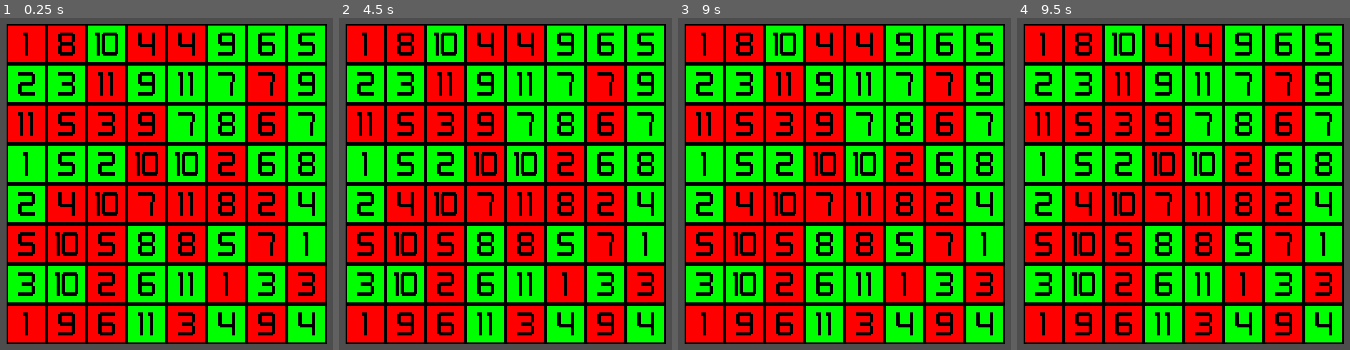
Above: before the commit, frames 1-4 (left to right).
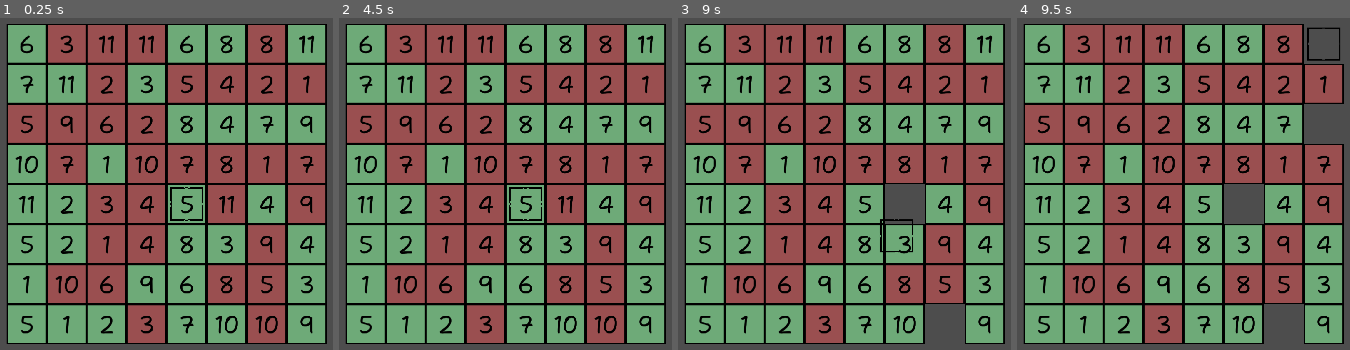
Above: after the commit, the same moments.

Repository: nikohonu/hideki-open-it
Game: Godot game, scene res://scenes/game.tscn
Same seed, same stepped clock (60 frames per second), same inputs: the game is played once before the commit and once after it.
Inputs (mouse positions are in pixels of both pictures, inside the frame that each line leads up to):
- Up to frame 1 (0.25 s): no input
- Up to frame 2 (4.5 s): click (365, 44) at 0.5 s, where only the run before the commit has a clickable "0"; click (405, 44) at 1.25 s, where only the run before the commit has a clickable "7"; click (445, 44) at 2 s, where only the run before the commit has a clickable "9"; click (485, 44) at 2.75 s, where only the run before the commit has a clickable "3"; click (565, 44) at 3.5 s, where only the run before the commit has a clickable "8"; click (605, 44) at 4.25 s, where only the run before the commit has a clickable "5"
- Up to frame 3 (9 s): click (984, 44) at 5 s, where only the run before the commit has a clickable "4"; click (704, 84) at 5.75 s, where only the run before the commit has a clickable "1"; click (744, 84) at 6.5 s, where only the run before the commit has a clickable "2"; click (784, 84) at 7.25 s, where only the run before the commit has a clickable "a"; click (904, 84) at 8 s, where only the run before the commit has a clickable "6"; tap Enter (ui_accept) at 8.75, 8.85 s; hold Right (ui_right) from 8.78 s (still down)
- Up to frame 4 (9.5 s): keep holding Right (ui_right); tap Enter (ui_accept) at 9.02, 9.32 s

The runs differ from the first frame. In frame 1, 81% of the frame differs, in the area x 2-98%, y 2-98%; in frame 2, 81%; in frame 3, 81%; in frame 4, 82%, in the area x 2-99%, y 1-99%.

Commit message:
implement player and computer movements Additions: - Introduced player and computer movement functionality for a turn-based game. - Enhanced code structure and organization for better readability. - Improved variable naming for clarity and consistency. - Added comments to explain complex logic and improve code documentation. - Add Shantell Sans font. - Redraw sprites.

Diff:
--- a/scenes/cell.tscn
+++ b/scenes/cell.tscn
@@ -2,28 +2,40 @@
 
 [ext_resource type="Texture2D" uid="uid://bgd76xi0hdfcu" path="res://sprites/cell.png" id="1_kslbv"]
 [ext_resource type="Script" path="res://scripts/cell.gd" id="2_sc5cx"]
-[ext_resource type="FontFile" uid="uid://by6dq6g7yx7f" path="res://fonts/numbers.png" id="3_4aug3"]
+[ext_resource type="FontFile" uid="uid://ca3255aseygbu" path="res://fonts/Shantell_Sans/ShantellSans-VariableFont_BNCE,INFM,SPAC,wght.ttf" id="3_utana"]
 
 [node name="Cell" type="Node2D"]
+texture_filter = 1
 script = ExtResource("2_sc5cx")
 
+[node name="Sprite2D" type="Sprite2D" parent="."]
+texture = ExtResource("1_kslbv")
+centered = false
+hframes = 2
+
 [node name="TextureButton" type="TextureButton" parent="."]
+modulate = Color(1, 1, 1, 0)
 texture_filter = 1
 offset_right = 96.0
 offset_bottom = 96.0
 size_flags_horizontal = 4
 size_flags_vertical = 4
 texture_normal = ExtResource("1_kslbv")
+ignore_texture_size = true
+stretch_mode = 1
 
-[node name="Label" type="Label" parent="TextureButton"]
-layout_mode = 1
+[node name="Label" type="Label" parent="."]
 anchors_preset = 15
 anchor_right = 1.0
 anchor_bottom = 1.0
+offset_right = 96.0
+offset_bottom = 96.0
 grow_horizontal = 2
 grow_vertical = 2
 size_flags_horizontal = 4
-theme_override_fonts/font = ExtResource("3_4aug3")
+theme_override_colors/font_color = Color(0, 0, 0, 1)
+theme_override_colors/font_shadow_color = Color(0, 0, 0, 1)
+theme_override_fonts/font = ExtResource("3_utana")
 theme_override_font_sizes/font_size = 56
 text = "0"
 horizontal_alignment = 1
--- a/scenes/game.tscn
+++ b/scenes/game.tscn
@@ -1,6 +1,81 @@
-[gd_scene load_steps=2 format=3 uid="uid://udooa3xcoxwg"]
+[gd_scene load_steps=12 format=3 uid="uid://udooa3xcoxwg"]
 
 [ext_resource type="Script" path="res://scripts/game.gd" id="1_qwehj"]
+[ext_resource type="Texture2D" uid="uid://dgt17w4xtm26o" path="res://sprites/cursor.png" id="2_k87ei"]
+
+[sub_resource type="AtlasTexture" id="AtlasTexture_nj5po"]
+atlas = ExtResource("2_k87ei")
+region = Rect2(0, 0, 96, 96)
+
+[sub_resource type="AtlasTexture" id="AtlasTexture_llwcw"]
+atlas = ExtResource("2_k87ei")
+region = Rect2(96, 0, 96, 96)
+
+[sub_resource type="AtlasTexture" id="AtlasTexture_x0hfw"]
+atlas = ExtResource("2_k87ei")
+region = Rect2(192, 0, 96, 96)
+
+[sub_resource type="AtlasTexture" id="AtlasTexture_fkhja"]
+atlas = ExtResource("2_k87ei")
+region = Rect2(288, 0, 96, 96)
+
+[sub_resource type="AtlasTexture" id="AtlasTexture_de4tc"]
+atlas = ExtResource("2_k87ei")
+region = Rect2(384, 0, 96, 96)
+
+[sub_resource type="AtlasTexture" id="AtlasTexture_muivv"]
+atlas = ExtResource("2_k87ei")
+region = Rect2(480, 0, 96, 96)
+
+[sub_resource type="AtlasTexture" id="AtlasTexture_rcxfj"]
+atlas = ExtResource("2_k87ei")
+region = Rect2(576, 0, 96, 96)
+
+[sub_resource type="AtlasTexture" id="AtlasTexture_mnrhg"]
+atlas = ExtResource("2_k87ei")
+region = Rect2(672, 0, 96, 96)
+
+[sub_resource type="SpriteFrames" id="SpriteFrames_s38a0"]
+animations = [{
+"frames": [{
+"duration": 1.0,
+"texture": SubResource("AtlasTexture_nj5po")
+}, {
+"duration": 1.0,
+"texture": SubResource("AtlasTexture_llwcw")
+}, {
+"duration": 1.0,
+"texture": SubResource("AtlasTexture_x0hfw")
+}, {
+"duration": 1.0,
+"texture": SubResource("AtlasTexture_fkhja")
+}, {
+"duration": 1.0,
+"texture": SubResource("AtlasTexture_de4tc")
+}, {
+"duration": 1.0,
+"texture": SubResource("AtlasTexture_muivv")
+}, {
+"duration": 1.0,
+"texture": SubResource("AtlasTexture_rcxfj")
+}, {
+"duration": 1.0,
+"texture": SubResource("AtlasTexture_mnrhg")
+}],
+"loop": true,
+"name": &"default",
+"speed": 10.0
+}]
 
 [node name="Game" type="Node2D"]
+texture_filter = 1
 script = ExtResource("1_qwehj")
+
+[node name="Map" type="Node2D" parent="."]
+
+[node name="Cursor" type="AnimatedSprite2D" parent="."]
+position = Vector2(741, 401)
+sprite_frames = SubResource("SpriteFrames_s38a0")
+autoplay = "default"
+frame_progress = 0.839362
+centered = false
--- a/scripts/cell.gd
+++ b/scripts/cell.gd
@@ -1,4 +1,6 @@
 extends Node2D
+
+signal cell_clicked(cords)
 
 var cords = Vector2i.ZERO
 var value: int:
@@ -6,25 +8,13 @@
 		return value
 	set(i):
 		value = i
-		if value < 0:
-			$TextureButton.self_modulate = Color.RED
+		if value == 0:
+			visible = false
+		elif value < 0:
+			$Sprite2D.frame = 0
 		else:
-			$TextureButton.self_modulate = Color.GREEN
-		$TextureButton/Label.text = label_dict[abs(i)]
-
-var label_dict = {
-	1: "0",
-	2: "1",
-	3: "2",
-	4: "3",
-	5: "4",
-	6: "5",
-	7: "6",
-	8: "7",
-	9: "8",
-	10: "9",
-	11: "a",
-}
+			$Sprite2D.frame = 1
+		$Label.text = str(abs(i))
 
 
 func _ready():
@@ -36,4 +26,4 @@
 
 
 func _on_texture_button_pressed():
-	print(cords)
+	cell_clicked.emit(cords)
--- a/scripts/game.gd
+++ b/scripts/game.gd
@@ -1,40 +1,128 @@
 extends Node2D
 
-var cell = preload("res://scenes/cell.tscn")
+var cell_scene = preload("res://scenes/cell.tscn")
 var cell_size = Vector2(96, 96)
 var map_size = Vector2i(8, 8)
-var center = Vector2.ZERO
-
-var used_value = {}
+var map: Array
+var cells: Array
+var cursor = Vector2i(4, 4)
+var start_position
+var can_move = true
+var p1_score = 0
+var p2_score = 0
+@export var speed: float = 0.1
+enum Player { FIRST, SECOND }
 
 
-func get_cell_value():
-	while true:
-		var value = randi_range(-11, 11)
-		if value == 0:
-			continue
-		if value not in used_value:
-			used_value[value] = 0
-		if used_value[value] < 3:
-			used_value[value] += 1
-			return value
+func cords_to_position(cords: Vector2i):
+	return Vector2(
+		start_position.x + (cell_size.x * cords.x), start_position.y + (cell_size.y * cords.y)
+	)
+
+
+func generate_board():
+	var possible_value = []
+	for i in range(1, 12):
+		for j in range(3):
+			possible_value.push_back(-i)
+			possible_value.push_back(i)
+	possible_value.shuffle()
+	for i in range(map_size.y):
+		map.append([])
+		cells.append([])
+		for j in range(map_size.x):
+			map[i].push_back(possible_value.pop_front())
+			var cell: Node2D = cell_scene.instantiate()
+			cell.cords = Vector2i(j, i)
+			cell.position = cords_to_position(cell.cords)
+			cell.value = map[i][j]
+			cell.connect("cell_clicked", _on_cell_click)
+			cells[i].push_back(cell)
+			$Map.add_child(cell)
 
 
 func _ready():
 	var size = get_viewport().get_visible_rect().size
 	var center = Vector2(size.x / 2 - 128, size.y / 2)
-	var start = Vector2(
+	start_position = Vector2(
 		center.x - cell_size.x * (map_size.x / 2), center.y - cell_size.y * (map_size.y / 2)
 	)
-	for i in range(map_size.y):
-		for j in range(map_size.x):
-			var local_cell: Node2D = cell.instantiate()
-			local_cell.position = Vector2(start.x + (cell_size.x * j), start.y + (cell_size.y * i))
-			local_cell.cords = Vector2i(j, i)
-			local_cell.value = get_cell_value()
-			add_child(local_cell)
-	print(center)
+	$Cursor.position = cords_to_position(cursor)
+	generate_board()
+
+
+func select(player: Player):
+	var score = map[cursor.y][cursor.x]
+	if score == 0:
+		return
+	map[cursor.y][cursor.x] = 0
+	cells[cursor.y][cursor.x].value = 0
+	if player == Player.FIRST:
+		p1_score += score
+		can_move = false
+		computer_move()
+	else:
+		p2_score += score
+
+
+func calculate_computer_move():
+	var best = -99
+	var best_position = 0
+	var new_cursor = Vector2i(cursor)
+	for i in range(map_size.x):
+		if map[i][new_cursor.x] == 0:
+			continue
+		if map[i][new_cursor.x] > best:
+			best_position = i
+			best = map[i][new_cursor.x]
+	new_cursor.y = best_position
+	return new_cursor
+
+
+func move_cursor(cords: Vector2i, diff: int, on_tween_finished):
+	var new_position = cords_to_position(cords)
+	var tween = create_tween()
+	tween.finished.connect(on_tween_finished)
+	tween.tween_property($Cursor, "position", new_position, speed * diff).set_trans(
+		Tween.TRANS_CUBIC
+	)
+
+
+func computer_move():
+	var new_cursor = calculate_computer_move()
+	var diff = abs(cursor.y - new_cursor.y)
+	cursor = new_cursor
+	move_cursor(cursor, diff, _on_computer_movement_tween_finished)
 
 
 func _process(delta):
-	pass
+	var input_direction = Input.get_vector("ui_left", "ui_right", "ui_up", "ui_down")
+	if Input.is_action_just_released("ui_accept"):
+		select(Player.FIRST)
+	if can_move and input_direction.length() > 0:
+		can_move = false
+		cursor.x = clamp(cursor.x + input_direction.x, 0, map_size.x - 1)
+		move_cursor(cursor, 1, _on_movement_tween_finished)
+
+
+func _on_cell_click(cords):
+	if can_move and cords.y == cursor.y:
+		var diff = abs(cursor.x - cords.x)
+		cursor = cords
+		move_cursor(cursor, diff, _on_mouse_movement_tween_finished)
+
+
+# When player 1 move with keys
+func _on_movement_tween_finished():
+	can_move = true
+
+
+# When player 1 move with mouse
+func _on_mouse_movement_tween_finished():
+	select(Player.FIRST)
+
+
+# When computer move
+func _on_computer_movement_tween_finished():
+	can_move = true
+	select(Player.SECOND)
Not shown, added: fonts/Shantell_Sans/OFL.txt
Not shown, added: fonts/Shantell_Sans/README.txt
Binary file added: fonts/Shantell_Sans/ShantellSans-Italic-VariableFont_BNCE,INFM,SPAC,wght.ttf
Not shown, added: fonts/Shantell_Sans/ShantellSans-Italic-VariableFont_BNCE,INFM,SPAC,wght.ttf.import
Binary file added: fonts/Shantell_Sans/ShantellSans-VariableFont_BNCE,INFM,SPAC,wght.ttf
Not shown, added: fonts/Shantell_Sans/ShantellSans-VariableFont_BNCE,INFM,SPAC,wght.ttf.import
Binary file added: fonts/Shantell_Sans/static/ShantellSans-Bold.ttf
Not shown, added: fonts/Shantell_Sans/static/ShantellSans-Bold.ttf.import
Binary file added: fonts/Shantell_Sans/static/ShantellSans-BoldItalic.ttf
Not shown, added: fonts/Shantell_Sans/static/ShantellSans-BoldItalic.ttf.import
Binary file added: fonts/Shantell_Sans/static/ShantellSans-ExtraBold.ttf
Not shown, added: fonts/Shantell_Sans/static/ShantellSans-ExtraBold.ttf.import
(and 24 more such lines)
